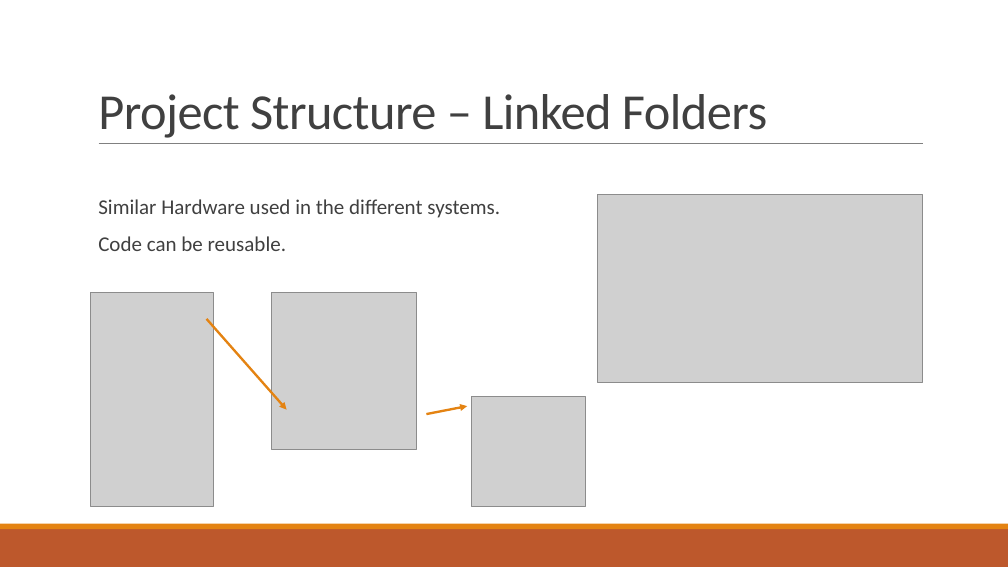
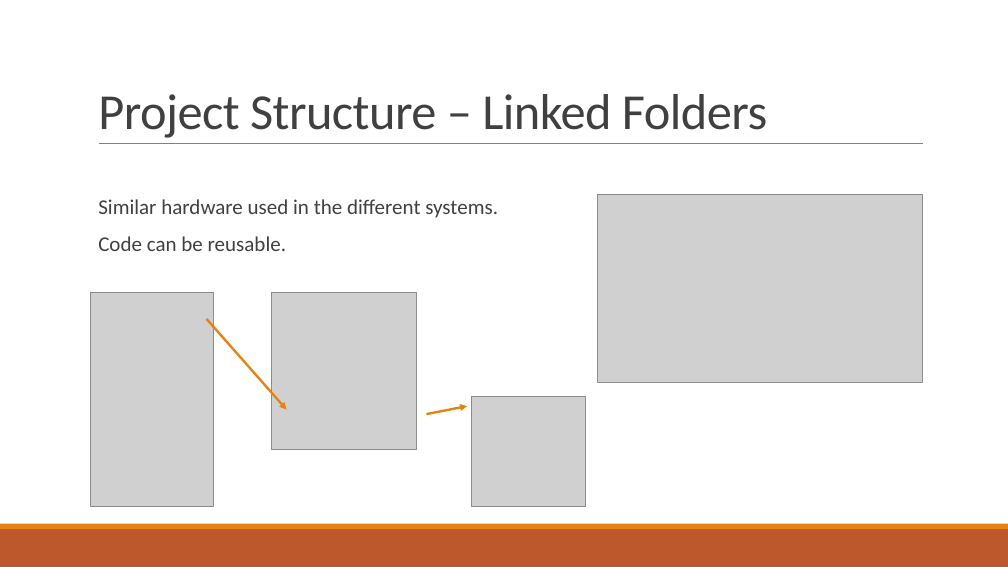
Before and after one commit to tamattma/INTRO_TeamMazeRunner, a slide deck: slide 5 of Recap/RECAP - Processor Expert & Project Structure.pptx. Drawn at 1008x567 pixels with LibreOffice and Linux fonts; fonts in the diff are those of the drawing; grey boxes stand for pictures. Boxes give left, top, right and bottom in pixels: in the first picture for what was removed or moved away, otherwise in the second. Text is boxed around its words. In the diff, an @@ line names an element or a change of style, - is before the commit and + after.

```diff
--- a/Recap/RECAP - Processor Expert & Project Structure.pptx
+++ b/Recap/RECAP - Processor Expert & Project Structure.pptx
@@ text at (x1=98, y1=199, x2=498, y2=218): text changed @@
-  Similar Hardware used in the different systems.
+  Similar hardware used in the different systems.
```
Also in this commit, not shown: 2 other slides changed.
